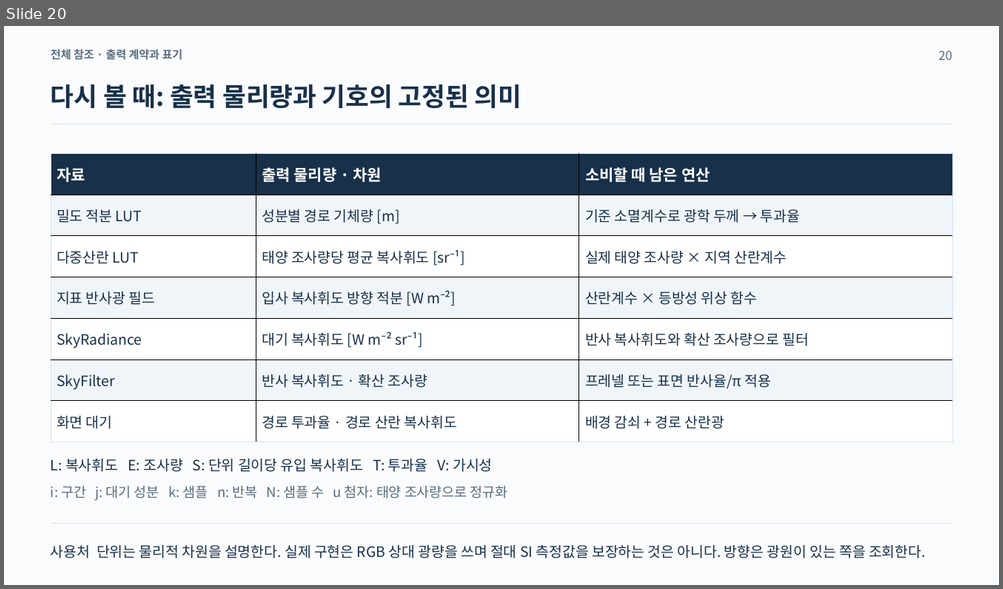
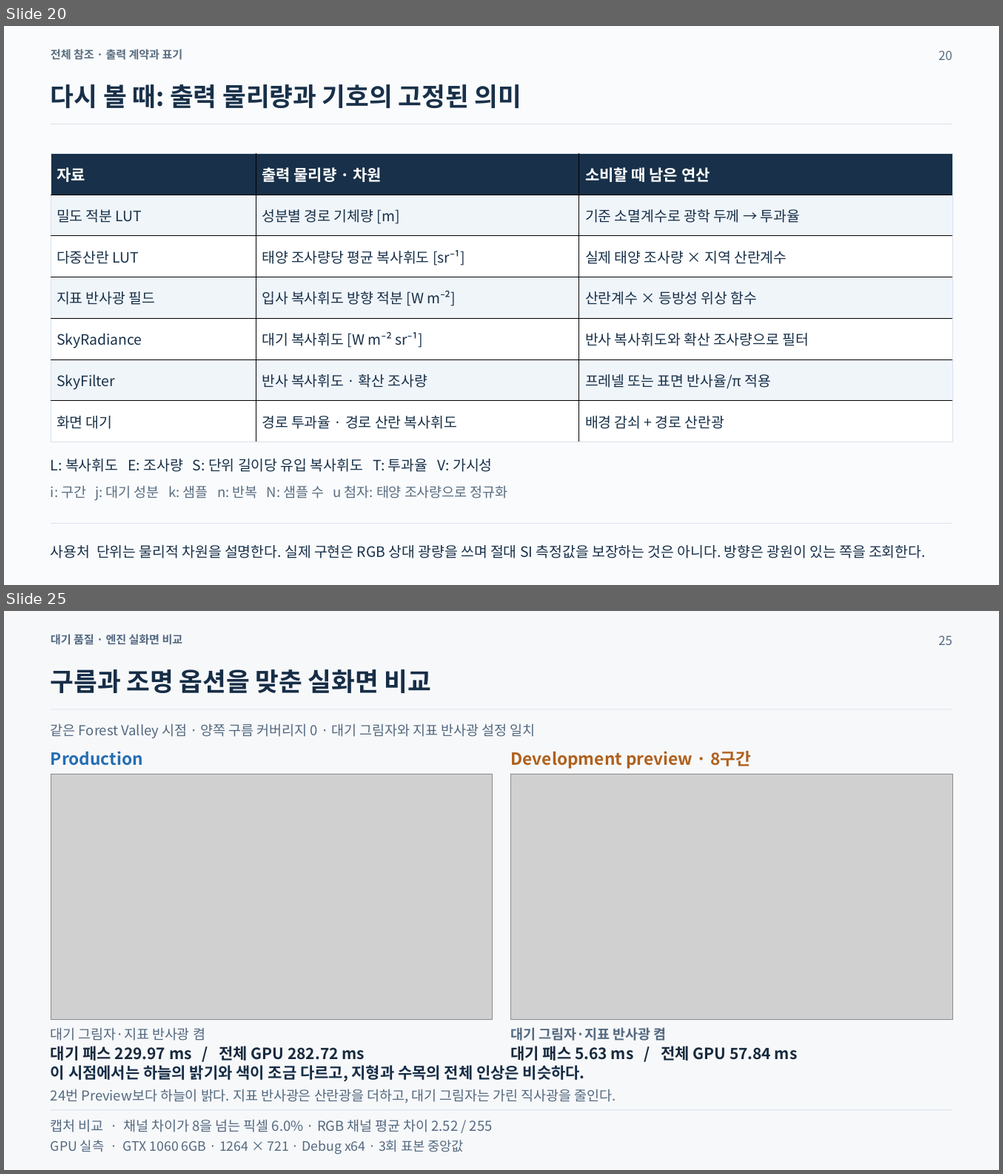
Before and after one commit to LongtimeProdigy/DuckingEngine_v0002, a slide deck: output/Atmosphere_Rendering_Notes_Consistent.pptx. Shown one above the other, each under a label of ours: slide 20 before the commit, slides 20 and 25 after it; the slides between them are not shown. The pictures are 1003x589 and 1003x1174 pixels, drawn with LibreOffice and Linux fonts; fonts in the diff are those of the drawing; grey boxes stand for pictures. Boxes give left, top, right and bottom in pixels: in the first picture for what was removed or moved away, otherwise in the second. Text is boxed around its words. In the diff, an @@ line names an element or a change of style, - is before the commit and + after.

```diff
--- a/output/Atmosphere_Rendering_Notes_Consistent.pptx
+++ b/output/Atmosphere_Rendering_Notes_Consistent.pptx
@@ slide 25 added at box(4, 611, 999, 1170), background #F7F8FA @@
@@ text added at box(51, 634, 183, 645), 13.5 pt, text #536980, bold @@
+대기 품질 · 엔진 실화면 비교
@@ text added at box(938, 635, 952, 645), 15 pt, text #536980 @@
+25
@@ text added at box(51, 669, 431, 693), 30.8 pt, text #162D46, bold @@
+구름과 조명 옵션을 맞춘 실화면 비교
@@ rectangle added at box(51, 709, 951, 710), fill #D5E1EC @@
@@ text added at box(51, 723, 535, 739), 16.5 pt, text #536980 @@
+같은 Forest Valley 시점 · 양쪽 구름 커버리지 0 · 대기 그림자와 지표 반사광 설정 일치
@@ text added at box(51, 751, 143, 766), 20.2 pt, text #246DB3, bold @@
+Production
@@ text added at box(511, 751, 751, 769), 20.2 pt, text #AF601C, bold @@
+Development preview · 8구간
@@ picture added at box(51, 775, 492, 1019) @@
@@ picture added at box(510, 775, 952, 1019) @@
@@ text added at box(51, 1028, 205, 1041), 16.5 pt, text #536980 @@
+대기 그림자·지표 반사광 켬
@@ text added at box(511, 1028, 666, 1041), 16.5 pt, text #536980, bold @@
+대기 그림자·지표 반사광 켬
@@ text added at box(51, 1046, 364, 1061), 18.8 pt, text #17293D, bold @@
+대기 패스 229.97 ms / 전체 GPU 282.72 ms
@@ text added at box(511, 1046, 797, 1061), 18.8 pt, text #17293D, bold @@
+대기 패스 5.63 ms / 전체 GPU 57.84 ms
@@ text added at box(51, 1065, 585, 1082), 18.8 pt, text #162D46, bold @@
+이 시점에서는 하늘의 밝기와 색이 조금 다르고, 지형과 수목의 전체 인상은 비슷하다.
@@ text added at box(51, 1089, 616, 1104), 16.5 pt, text #536980 @@
+24번 Preview보다 하늘이 밝다. 지표 반사광은 산란광을 더하고, 대기 그림자는 가린 직사광을 줄인다.
@@ rectangle added at box(51, 1110, 951, 1111), fill #D5E1EC @@
@@ text added at box(51, 1119, 492, 1133), 16.5 pt, text #536980 @@
+캡처 비교 · 채널 차이가 8을 넘는 픽셀 6.0% · RGB 채널 평균 차이 2.52 / 255
@@ text added at box(51, 1140, 464, 1155), 15.8 pt, text #536980 @@
+GPU 실측 · GTX 1060 6GB · 1264 × 721 · Debug x64 · 3회 표본 중앙값
```
Also in this commit, not shown: 4 other slides added.
